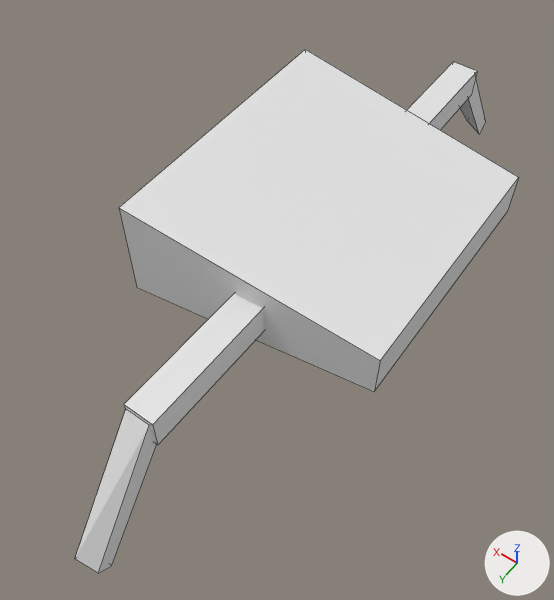
Renders of the Blender file Procedural n-pedal Locomotion/Assets/Centipede/centepedeSection.blend from each side of a commit.
One viewpoint serves both versions: a camera (50 mm lens) standing at (-2.0, 3.47, 5.07) and looking at (0.13, 0.5, 0.4). The axes (+X, +Y, +Z) are drawn at lower right. The lights are the same throughout. Mesh edges are drawn as thin lines.

Before the edit, the objects in view are built like this:
```python
me_cube = bpy.data.meshes.new('Cube')
me_cube.from_pydata(...)  # 40 vertices, 30 faces; spans x -1.0..1.0, y -0.16..1.25, z -2.83..2.82
me_cube.materials.append(mat_material)  # white #e7e7e7
ob_mesh = bpy.data.objects.new('Mesh', me_cube)
ob_mesh.location = (0.003, -0.016, 0.137)
ob_mesh.rotation_euler = (1.571, 0.0, 0.0)  # degrees (90, 0, 0)
```
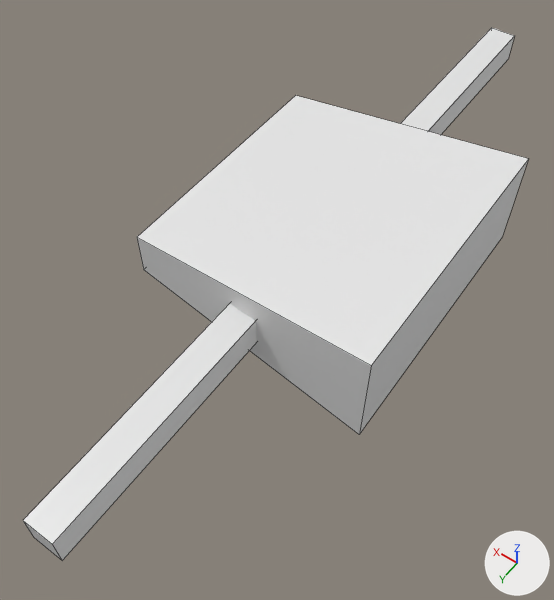
Where the change shows, as pixel boxes [x1, y1, x2, y2] in the pictures (554 x 600 px; the box of a moved part takes in the faces that stretch with it):
'Mesh', reshaped, moved, turned: before [75, 49, 519, 573]; after [23, 28, 528, 561]
part 1 of me_cube, moved or reshaped: before [119, 49, 519, 392]; after [137, 96, 528, 434]
part 2 of me_cube, added: after [23, 304, 256, 561]
part 3 of me_cube, added: after [400, 28, 514, 135]
part 4 of me_cube, deleted: before [75, 408, 157, 573]
part 5 of me_cube, deleted: before [407, 62, 477, 130]
part 6 of me_cube, deleted: before [460, 78, 486, 133]
part 7 of me_cube, deleted: before [124, 294, 264, 445]

What the commit changed:
me_cube has 40 vertices, 30 faces and spans x -1.0..1.0, y -0.16..1.25, z -2.83..2.82.
me_cube is used by ob_mesh; location (0.003, -0.016, 0.137); rotation (1.571, 0.0, 0.0), in degrees (90, 0, 0).
me_cube part 1: the loose piece of 8 vertices spanning x -1.0..1.0, y 0.4..1.25, z -1.12..1.12 is multiplied about the mesh origin by the matrix ((-1.0, 0.0, 0.0), (0.0, 0.0, 1.0), (0.0, 1.0, 0.0)).
me_cube part 2: a new loose piece, a box spanning x -0.1..0.13, y 0.97..2.93, z 0.68..0.94, in mat_material (white #e7e7e7).
me_cube part 3: a new loose piece, a box spanning x -0.1..0.13, y -3.0..-1.04, z 0.68..0.94, in mat_material (white #e7e7e7).
me_cube part 4: the loose piece of 8 vertices spanning x -0.11..0.08, y -0.16..0.92, z -2.83..-1.98 is deleted.
me_cube part 5: the loose piece of 8 vertices spanning x -0.13..0.1, y 0.68..0.94, z 0.97..2.1 is deleted.
me_cube part 6: the loose piece of 8 vertices spanning x -0.11..0.08, y -0.16..0.92, z 1.97..2.82 is deleted.
me_cube part 7: the loose piece of 8 vertices spanning x -0.15..0.11, y 0.68..0.94, z -2.12..-0.98 is deleted.
Object 'Mesh' (ob_mesh) turns from (90, 0, 0) to (0, 0, 0) degrees about x, y and z.
Object 'Mesh' (ob_mesh) moves from (0.003, -0.016, 0.137) to (0.0, 0.0, 0.005).
